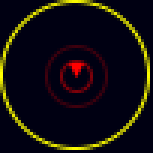
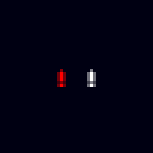
Before/after of a 153 × 153 layered artwork. What changed in the layer stack:
hid "above copy" over [69, 63, 84, 78]
hid "target" over [0, 0, 150, 150]
hid group "sonobuoy" (3 layers) over [45, 45, 108, 108]
showed "torpedo copy" over [57, 69, 66, 87]
showed "torpedo" over [87, 69, 96, 87]
